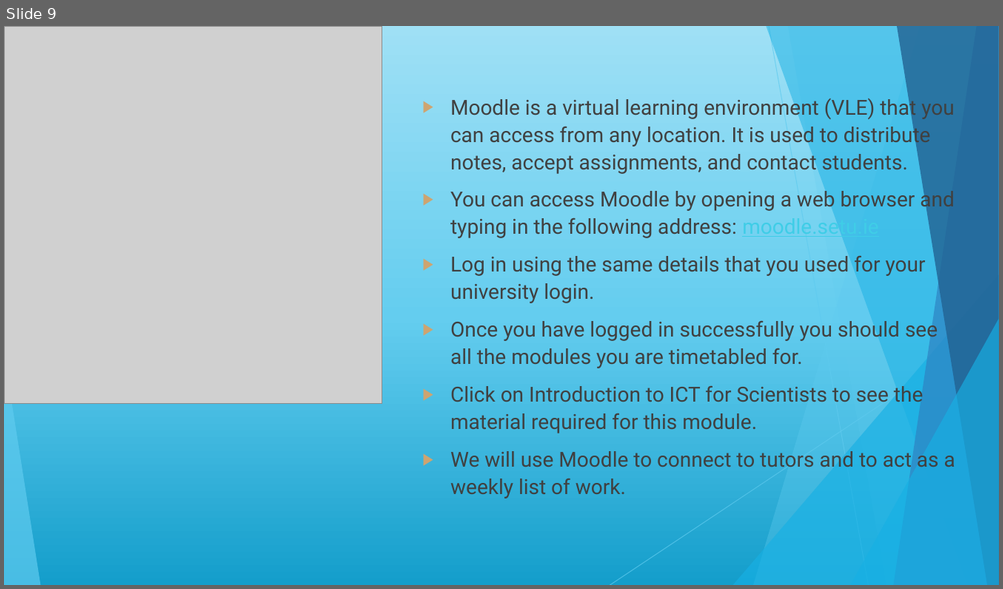
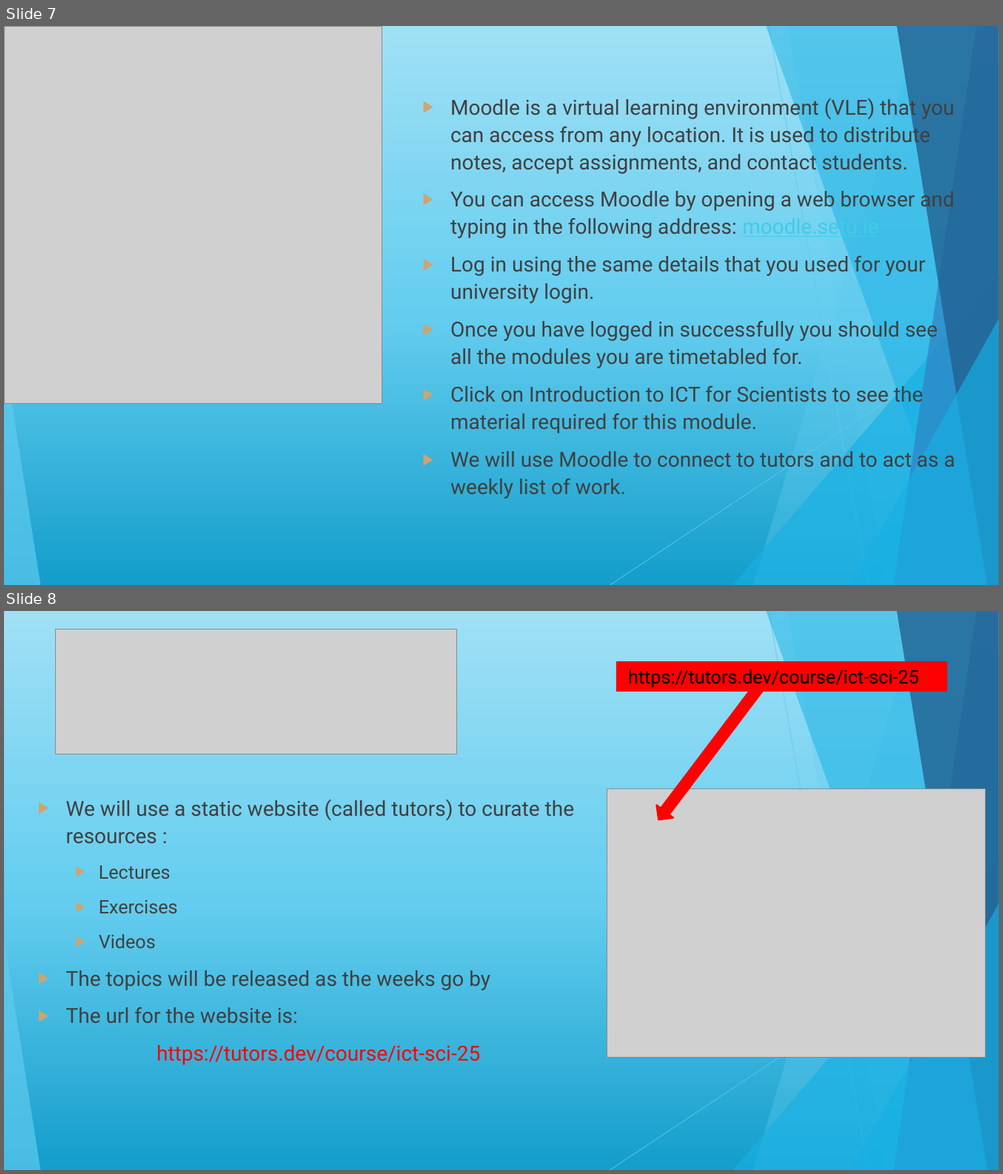
Before and after one commit to maireadmeagher/ICT-25, a slide deck: topic01-introduction-to-ICT/unit-1/talk-1/a-intro.pptx. Shown one above the other, each under a label of ours: slide 9 before the commit, slides 7 and 8 after it. The pictures are 1003x589 and 1003x1174 pixels, drawn with LibreOffice and Linux fonts; fonts in the diff are those of the drawing; grey boxes stand for pictures. Boxes give left, top, right and bottom in pixels: in the first picture for what was removed or moved away, otherwise in the second. Text is boxed around its words. In the diff, an @@ line names an element or a change of style, - is before the commit and + after.

Commit message:
update topic 01 slides - lab todo

```diff
--- a/topic01-introduction-to-ICT/unit-1/talk-1/a-intro.pptx
+++ b/topic01-introduction-to-ICT/unit-1/talk-1/a-intro.pptx
@@ slide 8 added at (4, 611, 999, 1170), background gradient #149ECB to #64CDEF to #9FE0F5; not listed: 10 template elements that a slide beside it also shows @@
@@ picture added at (56, 629, 457, 755) @@
@@ rectangle added at (616, 662, 947, 692), fill #FF0000, 18 pt, text #000000 @@
+https://tutors.dev/course/ict-sci-25
@@ left arrow added at (650, 681, 767, 826), fill #FF0000, outline #FF0000 1.5 pt @@
@@ text added at (66, 800, 574, 1065), 20 pt, text #404040 @@
+▶ We will use a static website (called tutors) to curate the resources :
+  ▶ Lectures
+  ▶ Exercises
+  ▶ Videos
+▶ The topics will be released as the weeks go by
+▶ The url for the website is:
+https://tutors.dev/course/ict-sci-25
@@ picture added at (607, 789, 985, 1057) @@
@@ what was slide 9 is now slide 7 @@
```
Also in this commit, not shown: 3 slides changed, 1 other slide added, 2 slides removed, 2 other files.
